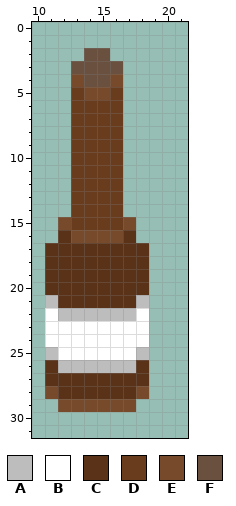
Pixel-art sprite, stored at assets/textures/sprites/beer_bottle.png. Above is the file before it was changed.
The file is 32x32 pixels. Shown: x 10..21, y 0..31.
Palette (. is transparent): A #bdbdbd  B #ffffff  C #5a3217  D #693c1e  E #774a2b  F #6a503f
The same view after the edit:
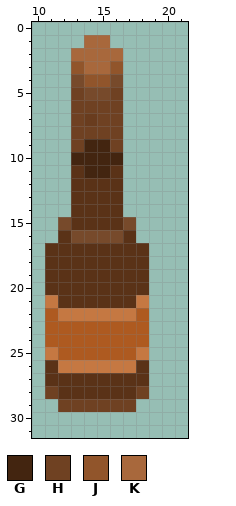
Colours new in this view: G #432510  H #6f4122  J #91552b  K #a8683c
From old to new:
colour A: #bdbdbd -> #c57842
colour B: #ffffff -> #ae5a20
y 1: x 14..15 .. -> KK
y 2: x 13..16 .FF. -> KKKK
y 3: x 13..16 FFFF -> JKKJ
y 4: x 14..15 FF -> JJ
y 5: x 13 D -> H; x 16 D -> H
y 6: x 13..16 DDDD -> HHHH
y 7: x 13 D -> H; x 15..16 DD -> HH
y 8: x 13..16 DDDD -> HHHH
y 9: x 13..16 DDDD -> HGGH
y 10: x 13..16 DDDD -> GGGG
y 11: x 13..16 DDDD -> CGGC
y 12..15: x 13..16 DDDD -> CCCC
y 28: x 11 E -> H; x 18 E -> H
y 29: x 12..17 EEEEEE -> HHHHHH
Boxes around the changes in both pictures, in picture pixels (x1, y1, x2, y2):
changed: (71, 35, 123, 230)
changed: (45, 295, 149, 412)
